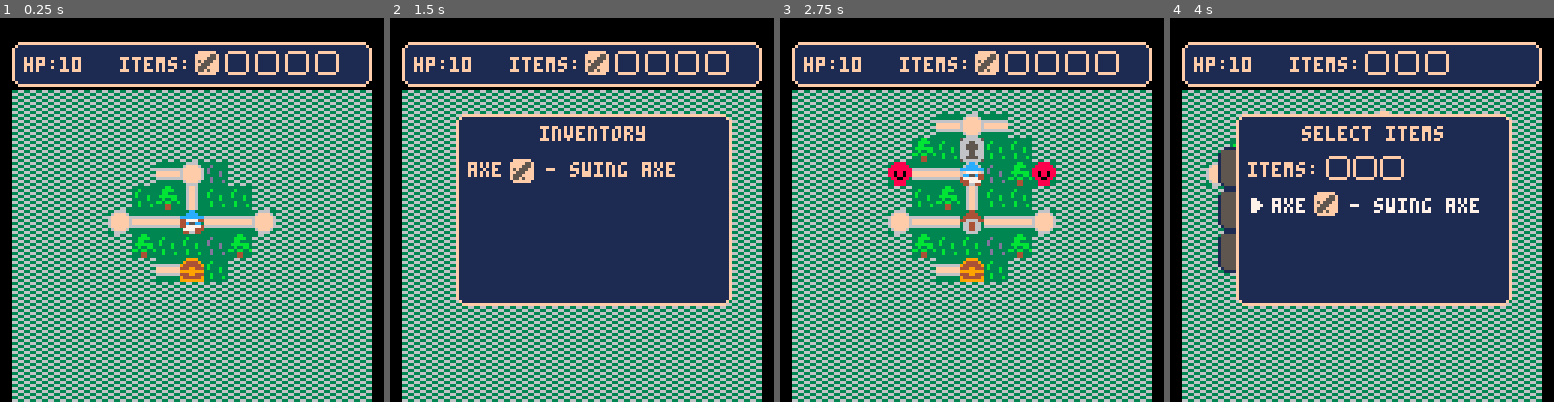
Above: before the commit, frames 1-4 (left to right).
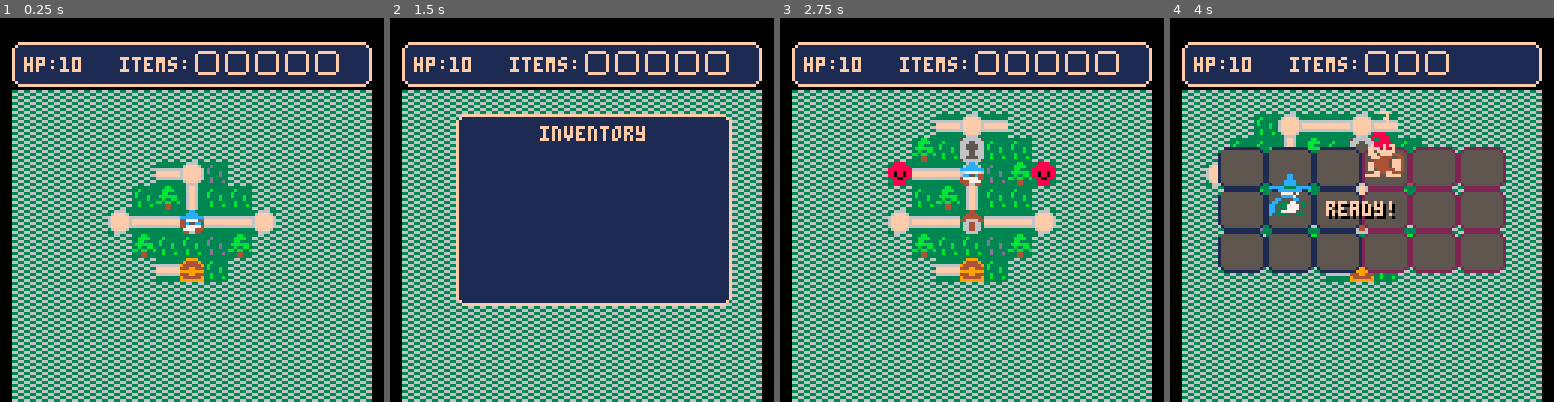
Above: after the commit, the same moments.

Repository: AddisonMink/tumberts-quest-p8
Game: PICO-8 cartridge wip.p8
Same seed, same stepped clock (60 frames per second), same inputs: the game is played once before the commit and once after it.
Inputs:
- Up to frame 1 (0.25 s): no input
- Up to frame 2 (1.5 s): tap X (X key) at 0.33, 1.07 s; tap O (Z key) at 0.7 s
- Up to frame 3 (2.75 s): hold Right 1.6-2.1 s; tap O (Z key) at 1.7, 2.1, 2.5 s; tap X (X key) at 1.85 s; hold Up 2.15-2.42 s; hold Right from 2.47 s (still down)
- Up to frame 4 (4 s): tap O (Z key) at 2.9, 3.3, 3.7 s; tap X (X key) at 2.97 s; release Right at 3.03 s; hold Left 3.08-3.58 s; hold Down 3.63-3.97 s

The runs differ from the first frame. In frame 1, 0.2% of the frame differs, in the area x 51-57%, y 9-15%; in frame 2, 1.3%; in frame 3, 0.2%; in frame 4, 34%, in the area x 17-90%, y 25-75%.

Commit message:
implement items.

Diff:
--- a/battle.lua
+++ b/battle.lua
@@ -9,10 +9,10 @@
   local invincibility_dur = 0.5
   local player = nil
   local entities = {}
-  local state = "select_items"
-  local timer = { t = 0 }
+  local state = #all_items > 0 and "select_items" or "ready"
+  local timer = { t = ready_dur }
   local perfect = true
-  local reward = { name = "axe", desc = "swing axe", icon = 33 }
+  local reward = items.axe
   local max_items = 3
   local select_items_ui = select_items_ui_module(all_items, max_items)
   local me = {
--- a/wip.p8
+++ b/wip.p8
@@ -20,15 +20,13 @@
 battle_util = battle_util_module()
 items = item_module()
 
-items = {
-  items.axe
-}
+inventory = {}
 
 treasures = {
   [7 .. "," .. 7] = items[2]
 }
 
-world = world_module(items, max_items, treasures)
+world = world_module(inventory, max_items, treasures)
 --battle = battle_module()
 
 function tick(timer)
